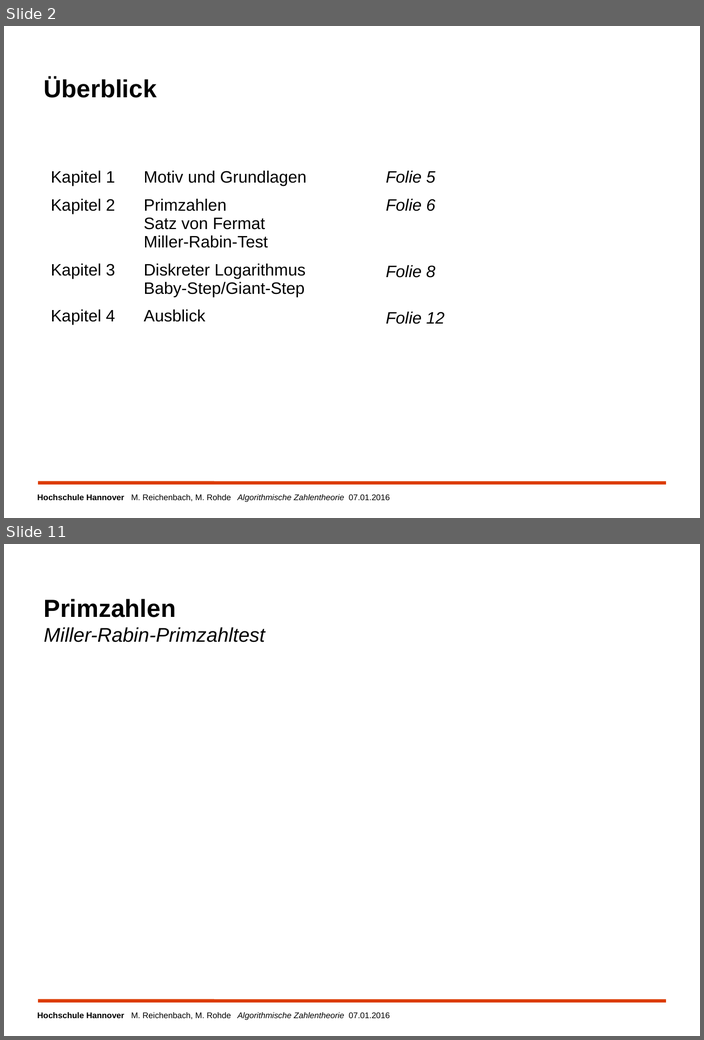
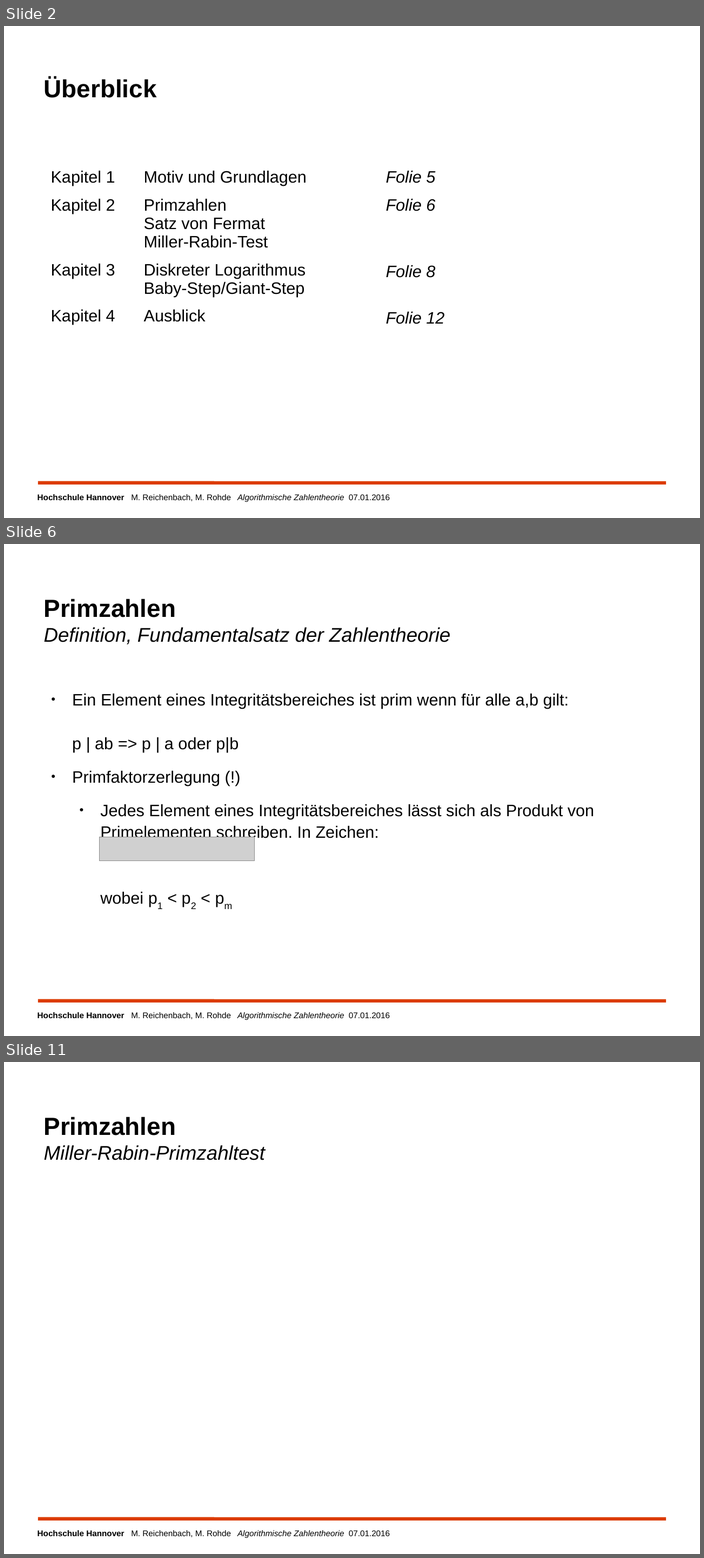
Before and after one commit to MReichenbach/SeminarAK, a slide deck: vortrag/AuKSeminarZahlentheorie.odp. Shown one above the other, each under a label of ours: slides 2 and 11 before the commit, slides 2, 6 and 11 after it; the slides between them are not shown. The pictures are 704x1040 and 704x1558 pixels, drawn with LibreOffice and Linux fonts; fonts in the diff are those of the drawing; grey boxes stand for pictures; background and template pictures are left out. Boxes give left, top, right and bottom in pixels: in the first picture for what was removed or moved away, otherwise in the second. Text is boxed around its words. In the diff, an @@ line names an element or a change of style, - is before the commit and + after.

```diff
--- a/vortrag/AuKSeminarZahlentheorie.odp
+++ b/vortrag/AuKSeminarZahlentheorie.odp
@@ slide 6 added at (4,544,700,1036), background #FFFFFF; not listed: 2 template elements that a slide beside it also shows @@
@@ title added at (44,599,450,644), 24 pt, text #000000, italic @@
+Primzahlen
+Definition, Fundamentalsatz der Zahlentheorie
@@ text added at (72,693,594,904), 20 pt, text #000000 @@
+● Ein Element eines Integritätsbereiches ist prim wenn für alle a,b gilt:
+  p | ab => p | a oder p|b
+● Primfaktorzerlegung (!)
+  ● Jedes Element eines Integritätsbereiches lässt sich als Produkt von Primelementen schreiben. In Zeichen:
+    wobei p1 < p2 < pm
@@ picture added at (99,837,255,861) @@
```
Also in this commit, not shown: 4 slides changed, 4 other slides added, 4 slides removed, 2 other files.
